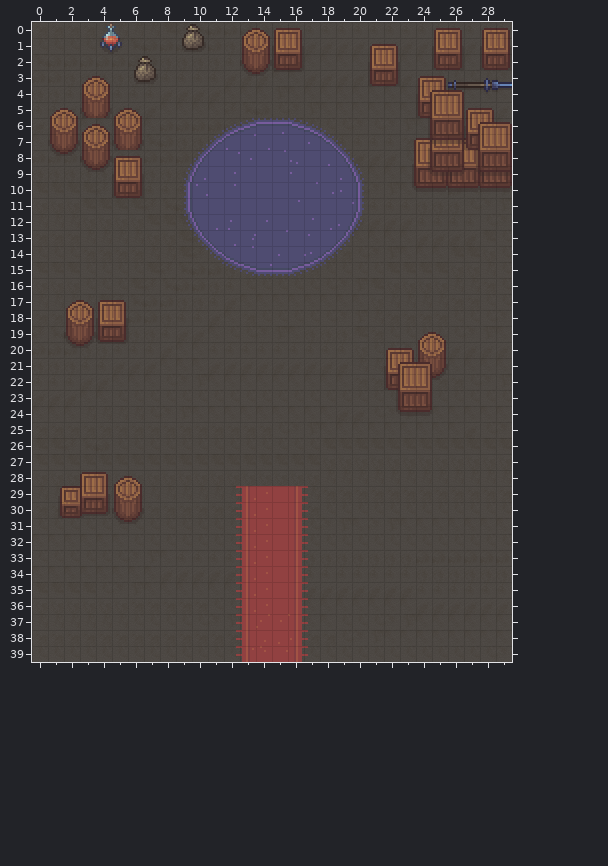
A Tiled map gets an edit: maps/test-map-4.tmx. The first picture shows the starting point.
Cells are 32x32 px. Shown: x 0..29, y 0..39.
Now the later version:
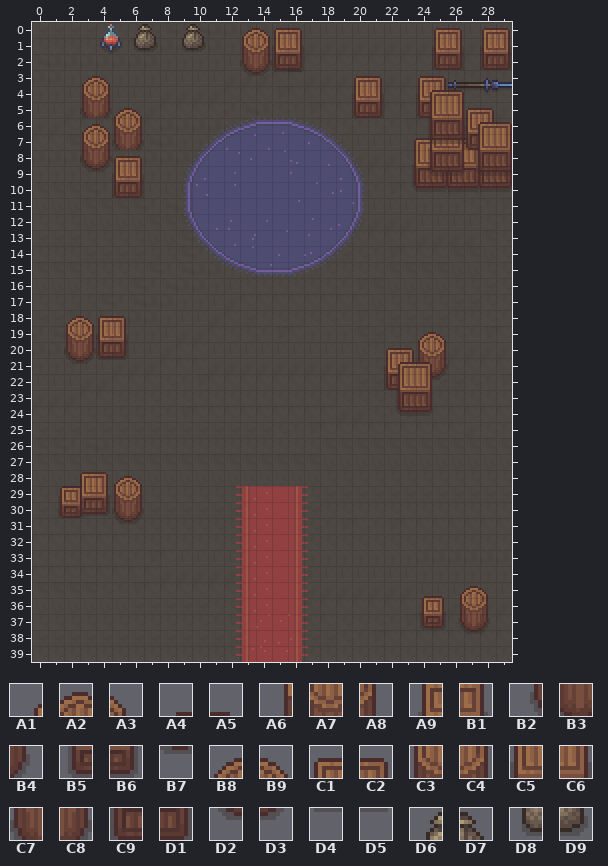
Key: from "Interior": A1 77, A2 78, A3 79, A4 80, A5 81, A6 105, A7 106, A8 107, A9 108, B1 109, B2 133, B3 134, B4 135, B5 136, B6 137, B7 162, B8 188, B9 189, C1 190, C2 191, C3 216, C4 217, C5 218, C6 219, C7 244, C8 245, C9 246, D1 247, D2 272, D3 273, D4 274, D5 275, D6 1304, D7 1305, D8 1332, D9 1333.
__ is an empty cell.
Author's note on the commit: Refactor map layer data for improved readability and structure
Diff:
Layer "Back walls":
Tile B8 is gone in row 17 at x 2.
Tile B9 is gone in row 17 at x 3.
Tile C1 is gone in row 17 at x 4.
Tile C2 is gone in row 17 at x 5.
Tile C3 is gone in row 18 at x 2.
Tile C4 is gone in row 18 at x 3.
Tile C5 is gone in row 18 at x 4.
Tile C6 is gone in row 18 at x 5.
Tile C7 is gone in row 19 at x 2.
Tile C8 is gone in row 19 at x 3.
Tile C9 is gone in row 19 at x 4.
Tile D1 is gone in row 19 at x 5.
Tile D2 is gone in row 20 at x 2.
Tile D3 is gone in row 20 at x 3.
Tile D4 is gone in row 20 at x 4.
Tile D5 is gone in row 20 at x 5.
Layer "Another details":
Tile A1 now appears in row 35 at x 26.
Tile A2 now appears in row 35 at x 27.
Tile A3 now appears in row 35 at x 28.
Tile A4 now appears in row 35 at x 24.
Tile A5 now appears in row 35 at x 25.
Tile A6 now appears in row 36 at x 26.
Tile A7 now appears in row 36 at x 27.
Tile A8 now appears in row 36 at x 28.
Tile A9 now appears in row 36 at x 24.
Tile B1 now appears in row 36 at x 25.
Tile B2 now appears in row 37 at x 26.
Tile B3 now appears in row 37 at x 27.
Tile B4 now appears in row 37 at x 28.
Tile B5 now appears in row 37 at x 24.
Tile B6 now appears in row 37 at x 25.
Tile B7 now appears in row 38 at x 27.
Tile B8 now appears in row 18 at x 2.
Tile B9 now appears in row 18 at x 3.
Tile C1 now appears in row 3 at x 20; in row 18 at x 4.
The author changed tile C9 to tile C2 in row 3 at x 21.
Tile C2 now appears in row 18 at x 5.
Tile C3 now appears in row 19 at x 2.
Tile C4 now appears in row 19 at x 3.
Tile C5 now appears in row 4 at x 20; in row 19 at x 4.
Tile C6 now appears in row 4 at x 21; in row 19 at x 5.
Tile C7 now appears in row 20 at x 2.
Tile C8 now appears in row 20 at x 3.
Tile C9 now appears in row 5 at x 20; in row 20 at x 4.
Tile D1 now appears in row 5 at x 21; in row 20 at x 5.
Tile D2 now appears in row 21 at x 2.
Tile D3 now appears in row 21 at x 3.
Tile D6 now appears in row 0 at x 6.
Tile D7 now appears in row 0 at x 7.
Tile D8 now appears in row 1 at x 6.
Tile D9 now appears in row 1 at x 7.
Tile B8 is gone in row 5 at x 1.
Tile B9 is gone in row 5 at x 2.
Tile C1 is gone in row 1 at x 21.
Tile C2 is gone in row 1 at x 22.
Tile C3 is gone in row 6 at x 1.
Tile C4 is gone in row 6 at x 2.
Tile C5 is gone in row 2 at x 21.
Tile C6 is gone in row 2 at x 22.
Tile C7 is gone in row 7 at x 1.
Tile C8 is gone in row 7 at x 2.
Tile D1 is gone in row 3 at x 22.
Tile D2 is gone in row 8 at x 1.
Tile D3 is gone in row 8 at x 2.
Tile D6 is gone in row 2 at x 6.
Tile D7 is gone in row 2 at x 7.
Tile D8 is gone in row 3 at x 6.
Tile D9 is gone in row 3 at x 7.
